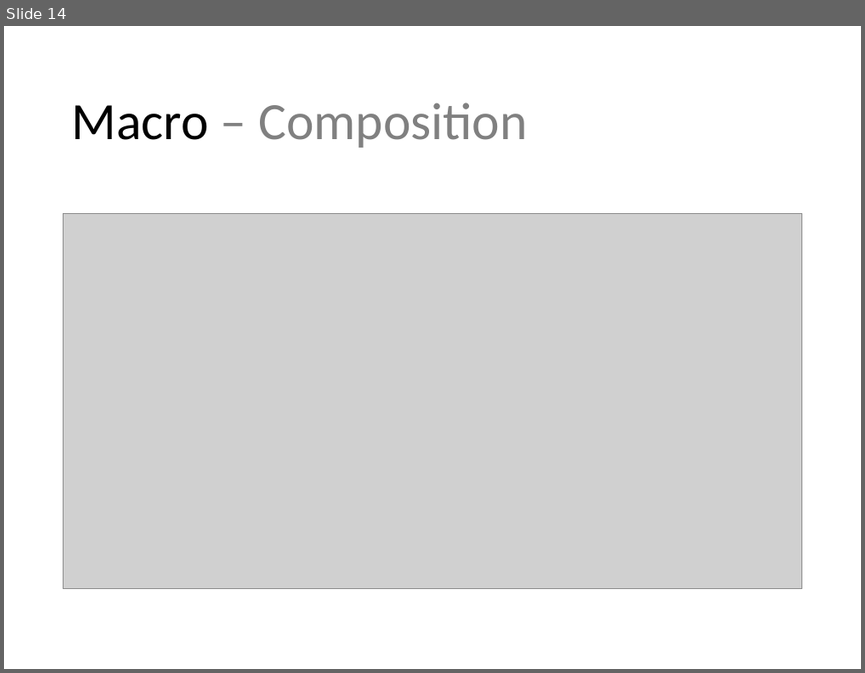
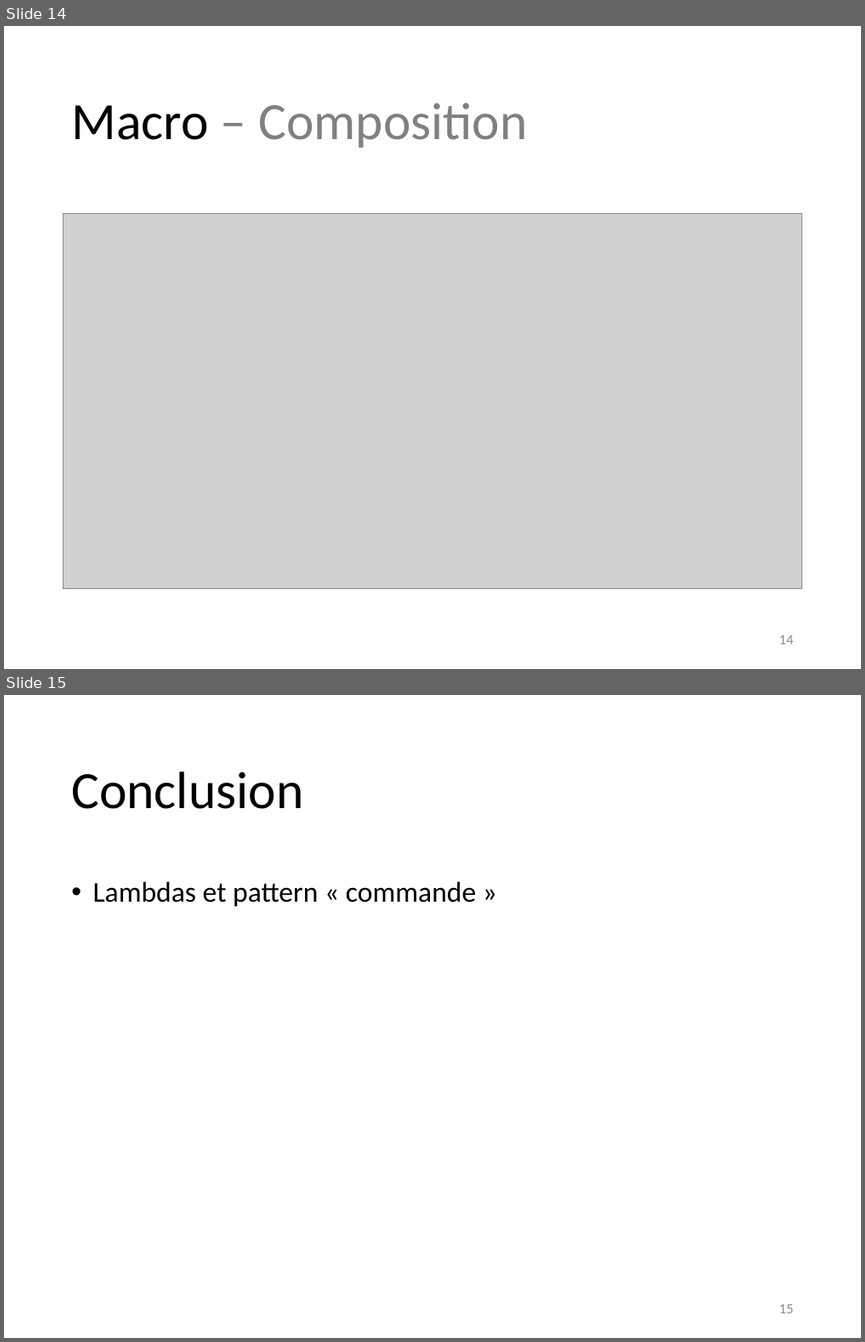
Before and after one commit to BastienClement/Sokonet, a slide deck: presentation/Sokonet.pptx. Shown one above the other, each under a label of ours: slide 14 before the commit, slides 14 and 15 after it. The pictures are 865x673 and 865x1342 pixels, drawn with LibreOffice and Linux fonts; fonts in the diff are those of the drawing; grey boxes stand for pictures. Boxes give left, top, right and bottom in pixels: in the first picture for what was removed or moved away, otherwise in the second. Text is boxed around its words. In the diff, an @@ line names an element or a change of style, - is before the commit and + after.

Commit message:
added conclusion slide and page numbers

```diff
--- a/presentation/Sokonet.pptx
+++ b/presentation/Sokonet.pptx
@@ slide 15 added at <box>4,695,861,1338</box>, background #FFFFFF @@
@@ title added at <box>71,771,303,809</box>, 44 pt, text #000000 @@
+Conclusion
@@ text added at <box>93,881,476,907</box>, 24 pt, text #000000 @@
+• Lambdas et pattern « commande »
@@ page number added at <box>779,1304,794,1313</box>, 12 pt, text #8C8C8C @@
+15
@@ slide 14 changed as well @@
@@ page number added at <box>779,635,794,644</box>, 12 pt, text #8C8C8C @@
+14
```
Also in this commit, not shown: 14 other slides changed.
